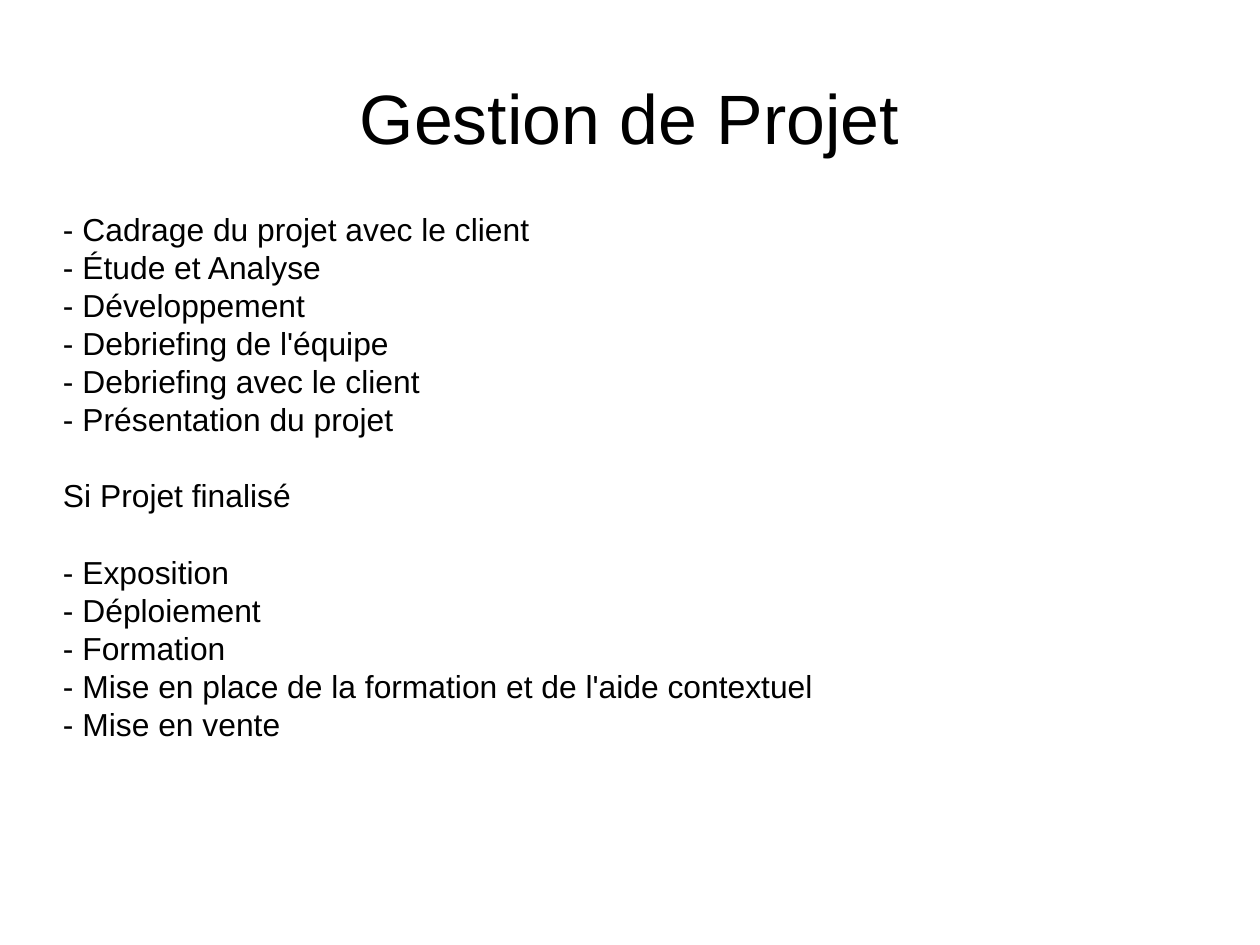
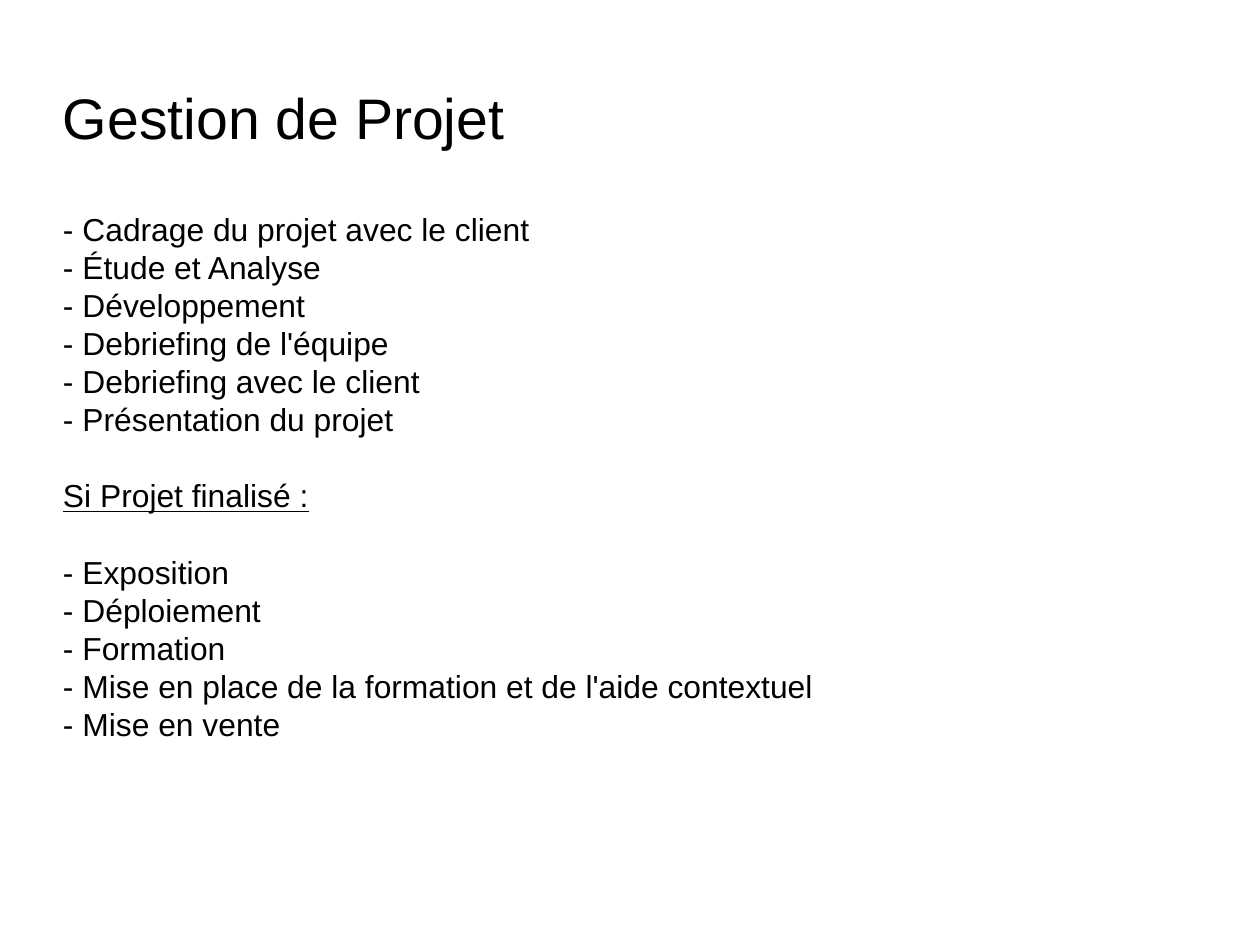
Before and after one commit to SLedoeuff/Hollow-Matrix, a slide deck: slide 5 of DiapoProjetSIE.odp (slide 4 before the commit). Drawn at 1260x945 pixels with LibreOffice and Linux fonts; fonts in the diff are those of the drawing; background and template pictures are left out. Boxes give left, top, right and bottom in pixels: in the first picture for what was removed or moved away, otherwise in the second. Text is boxed around its words. In the diff, an @@ line names an element or a change of style, - is before the commit and + after.

```diff
--- a/DiapoProjetSIE.odp
+++ b/DiapoProjetSIE.odp
@@ title "Gestion de Projet": place and size @@
-title "Gestion de Projet" at (360,93,899,157)
+title "Gestion de Projet" at (63,97,504,150)
@@ title "Gestion de Projet" at (63,97,504,150): size 44 to 36 pt; alignment centre to left @@
@@ subtitle at (63,483,291,513): text changed @@
-Si Projet finalisé
+Si Projet finalisé :
```
Also in this commit, not shown: 6 other slides changed, 2 slides added, 1 slide removed.
